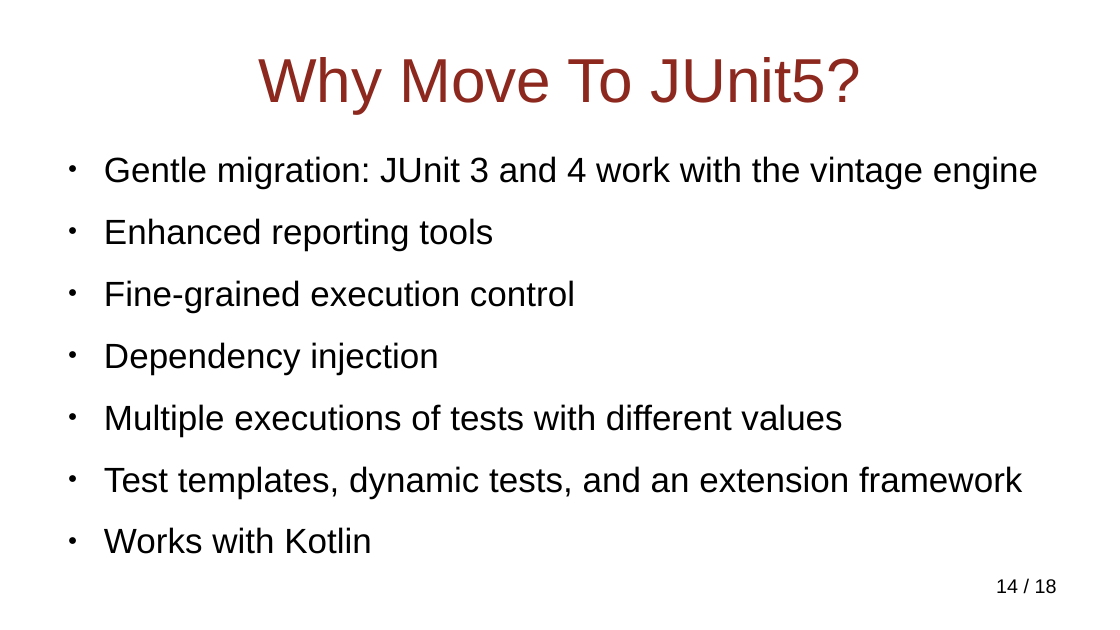
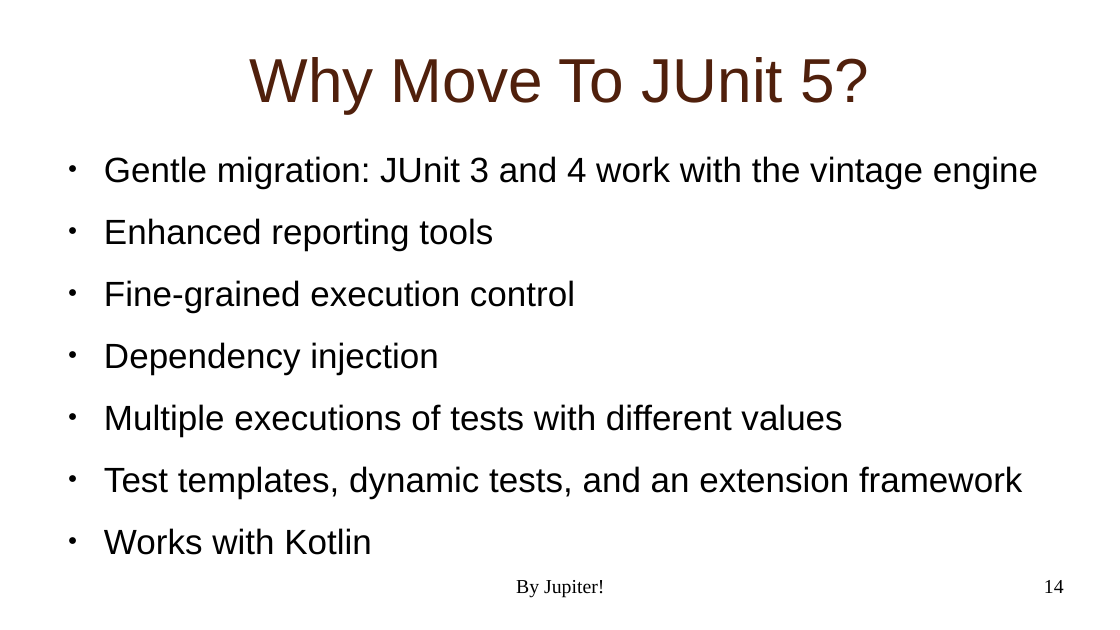
Before and after one commit to NextPoorSlob/JUnit5-Presentation-Sample-Code, a slide deck: slide 14 of ByJupiter.odp. Drawn at 1120x630 pixels with LibreOffice and Linux fonts; fonts in the diff are those of the drawing; background and template pictures are left out. Boxes give left, top, right and bottom in pixels: in the first picture for what was removed or moved away, otherwise in the second. Text is boxed around its words. In the diff, an @@ line names an element or a change of style, - is before the commit and + after.

```diff
--- a/ByJupiter.odp
+++ b/ByJupiter.odp
@@ title at (250, 57, 869, 113): text changed; text colour #8D281E to #50200C @@
-Why Move To JUnit5?
+Why Move To JUnit 5?
@@ text added at (516, 580, 604, 598), 14 pt, text #000000 @@
+By Jupiter!
@@ page number at (1044, 580, 1064, 593): text changed; font Arial to Times New Roman @@
-14 / 18
+14
```
Also in this commit, not shown: 17 other slides changed, 16 slides added.
